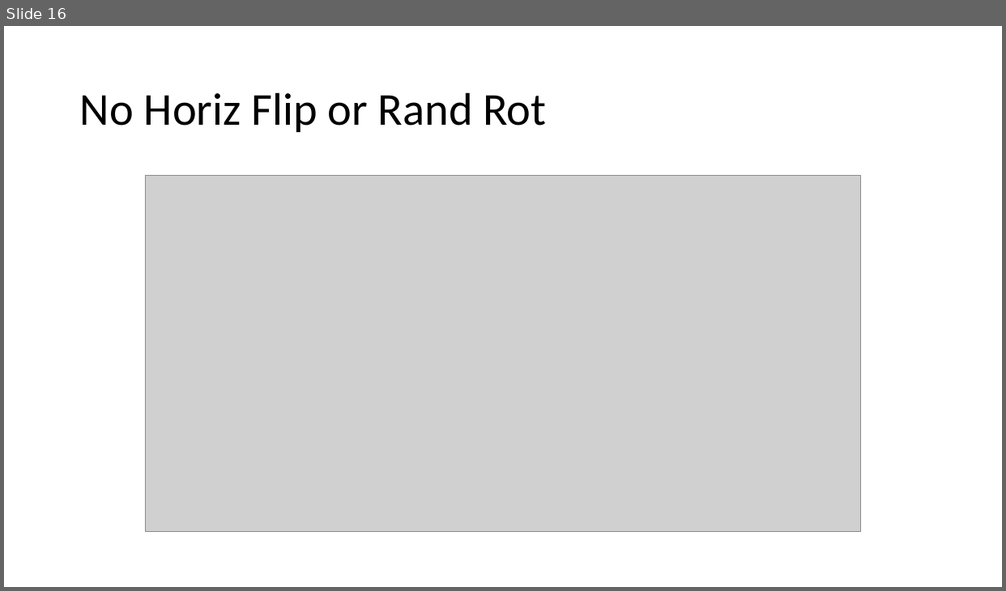
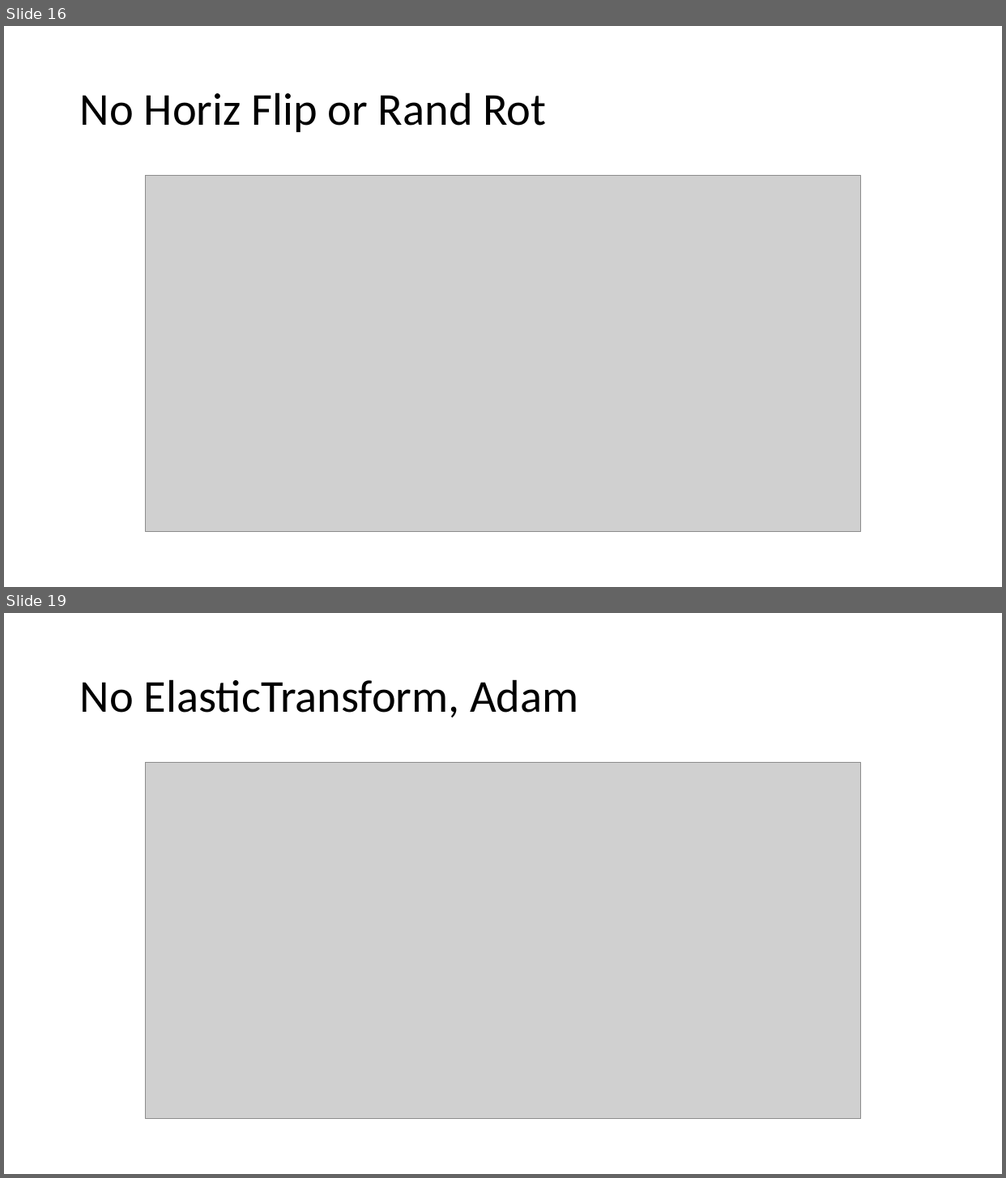
Before and after one commit to DarkEQ/BIM_284_ML_Project, a slide deck: History.pptx. Shown one above the other, each under a label of ours: slide 16 before the commit, slides 16 and 19 after it; the slides between them are not shown. The pictures are 1006x591 and 1006x1178 pixels, drawn with LibreOffice and Linux fonts; fonts in the diff are those of the drawing; grey boxes stand for pictures. Boxes give left, top, right and bottom in pixels: in the first picture for what was removed or moved away, otherwise in the second. Text is boxed around its words. In the diff, an @@ line names an element or a change of style, - is before the commit and + after.

```diff
--- a/History.pptx
+++ b/History.pptx
@@ slide 19 added at <box>4,613,1002,1174</box>, background #FFFFFF @@
@@ title added at <box>80,679,578,717</box>, 44 pt, text #000000 @@
+No ElasticTransform, Adam
@@ picture added at <box>146,763,861,1119</box> @@
```
Also in this commit, not shown: 8 other slides added.
